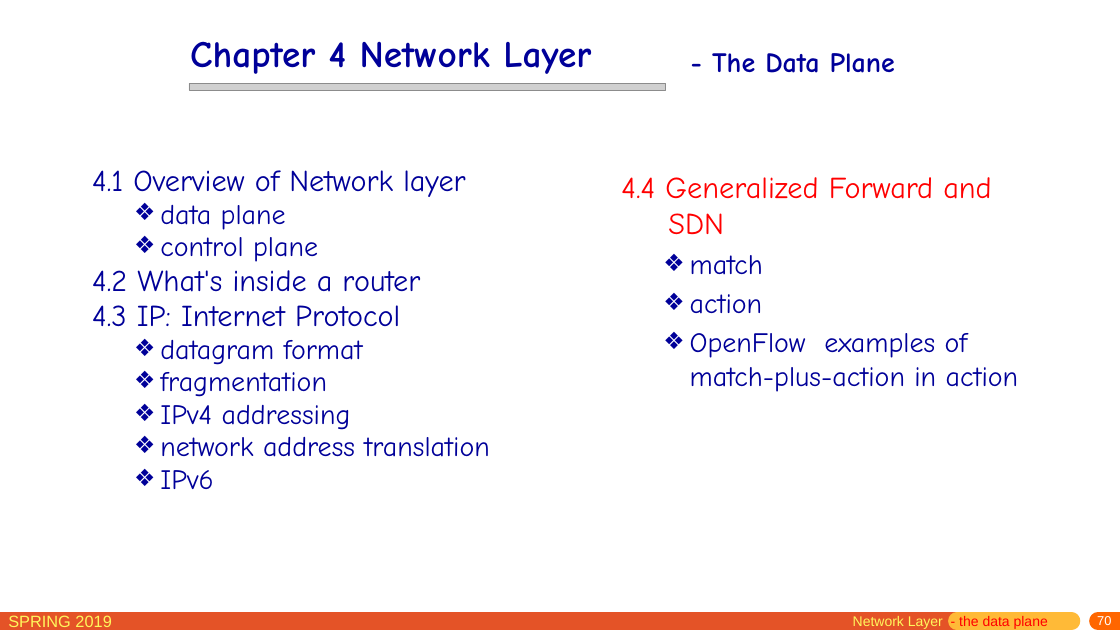
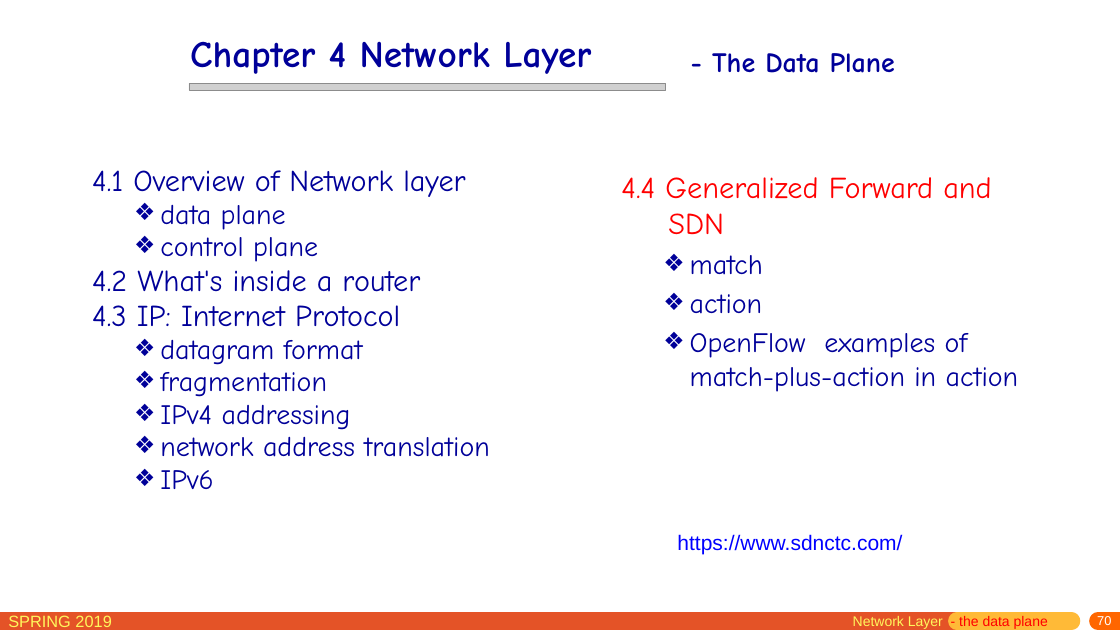
Before and after one commit to jichenghu/PPT_networkDistributed, a slide deck: slide 70 of chapter4.pptx. Drawn at 1120x630 pixels with LibreOffice and Linux fonts; fonts in the diff are those of the drawing; grey boxes stand for pictures. Boxes give left, top, right and bottom in pixels: in the first picture for what was removed or moved away, otherwise in the second. Text is boxed around its words. In the diff, an @@ line names an element or a change of style, - is before the commit and + after.

```diff
--- a/chapter4.pptx
+++ b/chapter4.pptx
@@ text added at bbox=[677, 534, 902, 554], 18 pt, text #0000FF @@
+https://www.sdnctc.com/
```
Also in this commit, not shown: 5 other slides changed.
